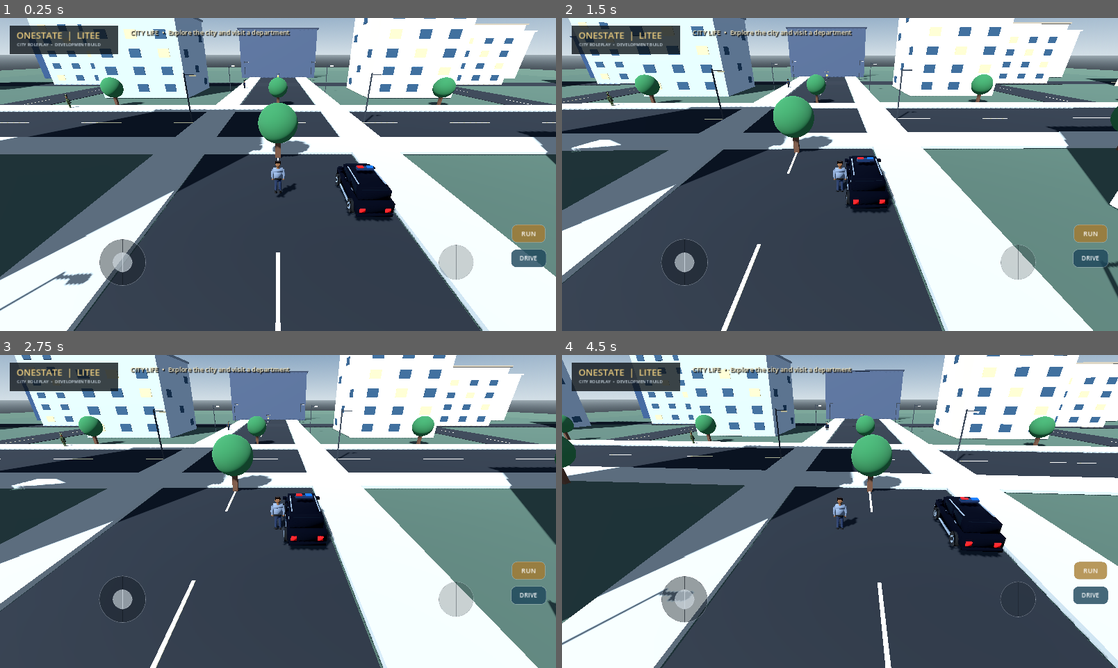
Above: before the commit, frames 1-4 (two rows, left to right).
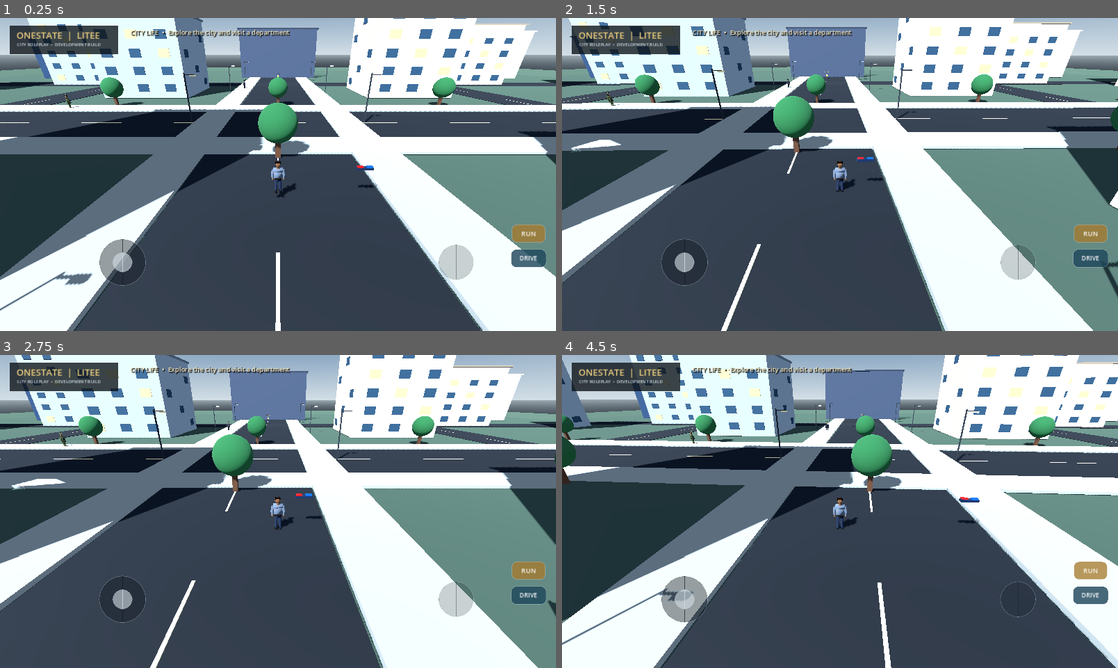
Above: after the commit, the same moments.

Repository: walid8769/Onestate-litee
Game: Godot game, scene res://scenes/main.tscn
Same seed, same stepped clock (60 frames per second), same inputs: the game is played once before the commit and once after it.
Inputs (mouse positions are in pixels of both pictures, inside the frame that each line leads up to):
- Up to frame 1 (0.25 s): no input
- Up to frame 2 (1.5 s): tap Enter at 0.5 s; move the mouse to (962, 158) at 0.52 s; hold D (move_right) 0.53-1.25 s; hold Shift (run) 0.53-1.25 s; click (962, 158) at 0.67 s; tap Space (jump) at 0.77 s; drag from (728, 190) to (812, 237) at 1.27 s
- Up to frame 3 (2.75 s): move the mouse to (333, 442) at 2.02 s; hold D (move_right) from 2.03 s (still down); hold Shift (run) from 2.03 s (still down)
- Up to frame 4 (4.5 s): release D (move_right) at 2.75 s; release Shift (run) at 2.75 s; drag from (812, 574) to (673, 464) at 2.77 s; tap Space (jump) at 3.5, 3.77 s; move the mouse to (1006, 558) at 3.52 s; hold A (move_left) 3.53-4.25 s; hold Shift (run) 3.53-4.25 s; drag from (673, 464) to (756, 433) at 4.27 s

The runs differ from the first frame. In frame 1, 1.4% of the frame differs, in the area x 60-72%, y 46-65%; in frame 2, 1.2%; in frame 3, 1.2%; in frame 4, 1.7%, in the area x 66-80%, y 45-65%.

Commit message:
Replace blockout SUV with realistic glTF vehicle

Diff:
--- a/godot/scripts/main.gd
+++ b/godot/scripts/main.gd
@@ -234,16 +234,13 @@
 
 
 func _make_parked_vehicle(at: Vector3, paint: Color, police_lights: bool) -> void:
-	var vehicle := MeshInstance3D.new()
-	vehicle.name = "DetailedServiceSUV"
-	vehicle.mesh = load("res://assets/models/service_suv.obj") as Mesh
-	if vehicle.mesh != null:
-		for surface in range(vehicle.mesh.get_surface_count()):
-			var source_material := vehicle.mesh.surface_get_material(surface)
-			if source_material is BaseMaterial3D:
-				var two_sided := source_material.duplicate() as BaseMaterial3D
-				two_sided.cull_mode = BaseMaterial3D.CULL_DISABLED
-				vehicle.set_surface_override_material(surface, two_sided)
+	var vehicle := Node3D.new()
+	vehicle.name = "RealisticParkedSUV"
+	var model_scene := load("res://assets/models/realistic_suv.glb") as PackedScene
+	if model_scene != null:
+		var model := model_scene.instantiate()
+		model.name = "RealisticSUVModel"
+		vehicle.add_child(model)
 	vehicle.position = at
 	add_child(vehicle)
 	var body := StaticBody3D.new()
@@ -251,7 +248,7 @@
 	body.position = at + Vector3(0, 0.85, 0)
 	var collision := CollisionShape3D.new()
 	var shape := BoxShape3D.new()
-	shape.size = Vector3(2.0, 1.7, 4.5)
+	shape.size = Vector3(2.15, 1.75, 4.7)
 	collision.shape = shape
 	body.add_child(collision)
 	add_child(body)
@@ -259,6 +256,7 @@
 		_make_visual_box("PoliceLightbar", at + Vector3(0, 1.83, -0.05), Vector3(0.95, 0.13, 0.25), Color(0.08, 0.13, 0.22))
 		_make_visual_box("PoliceLightRed", at + Vector3(-0.27, 1.92, -0.05), Vector3(0.34, 0.10, 0.22), Color(0.92, 0.045, 0.035))
 		_make_visual_box("PoliceLightBlue", at + Vector3(0.27, 1.92, -0.05), Vector3(0.34, 0.10, 0.22), Color(0.035, 0.15, 0.95))
+
 func _simple_material(color: Color) -> StandardMaterial3D:
 	var material := StandardMaterial3D.new()
 	material.albedo_color = color
@@ -339,17 +337,11 @@
 	var visual := Node3D.new()
 	visual.name = "VehicleVisual"
 	vehicle.add_child(visual)
-	var model := MeshInstance3D.new()
-	model.name = "SUVModel"
-	model.mesh = load("res://assets/models/service_suv.obj") as Mesh
-	if model.mesh != null:
-		for surface in range(model.mesh.get_surface_count()):
-			var source_material := model.mesh.surface_get_material(surface)
-			if source_material is BaseMaterial3D:
-				var material := source_material.duplicate() as BaseMaterial3D
-				material.cull_mode = BaseMaterial3D.CULL_DISABLED
-				model.set_surface_override_material(surface, material)
-	visual.add_child(model)
+	var model_scene := load("res://assets/models/realistic_suv.glb") as PackedScene
+	if model_scene != null:
+		var model := model_scene.instantiate()
+		model.name = "RealisticSUVModel"
+		visual.add_child(model)
 	var collision := CollisionShape3D.new()
 	var shape := BoxShape3D.new()
 	shape.size = Vector3(2.15, 1.75, 4.7)
